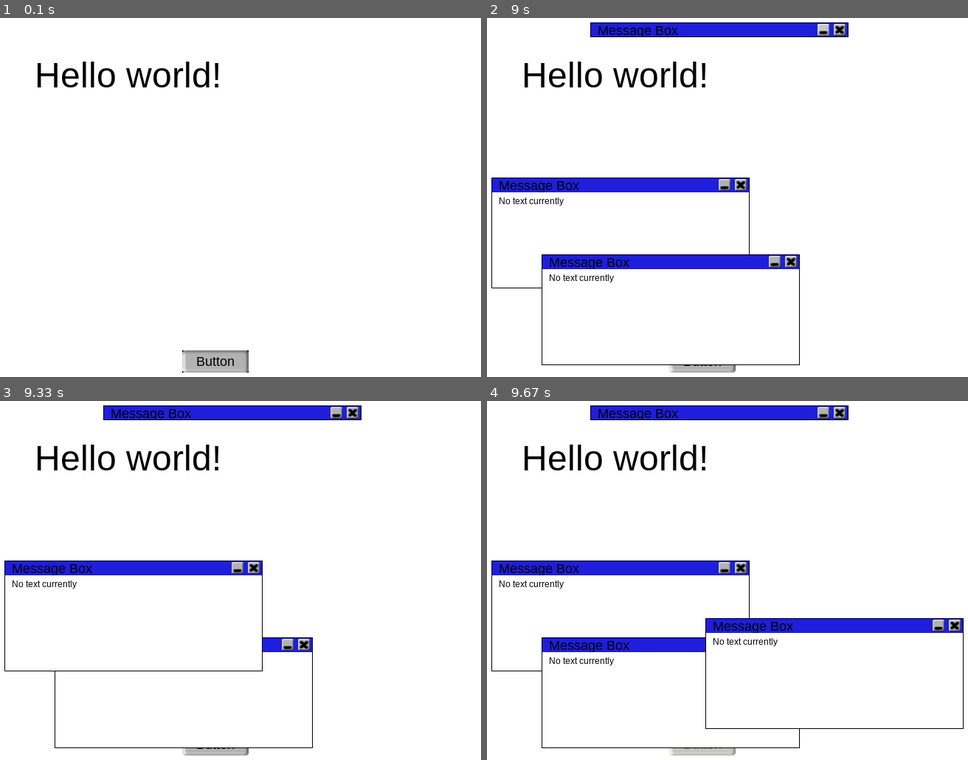
Above: before the commit, frames 1-4 (two rows, left to right).
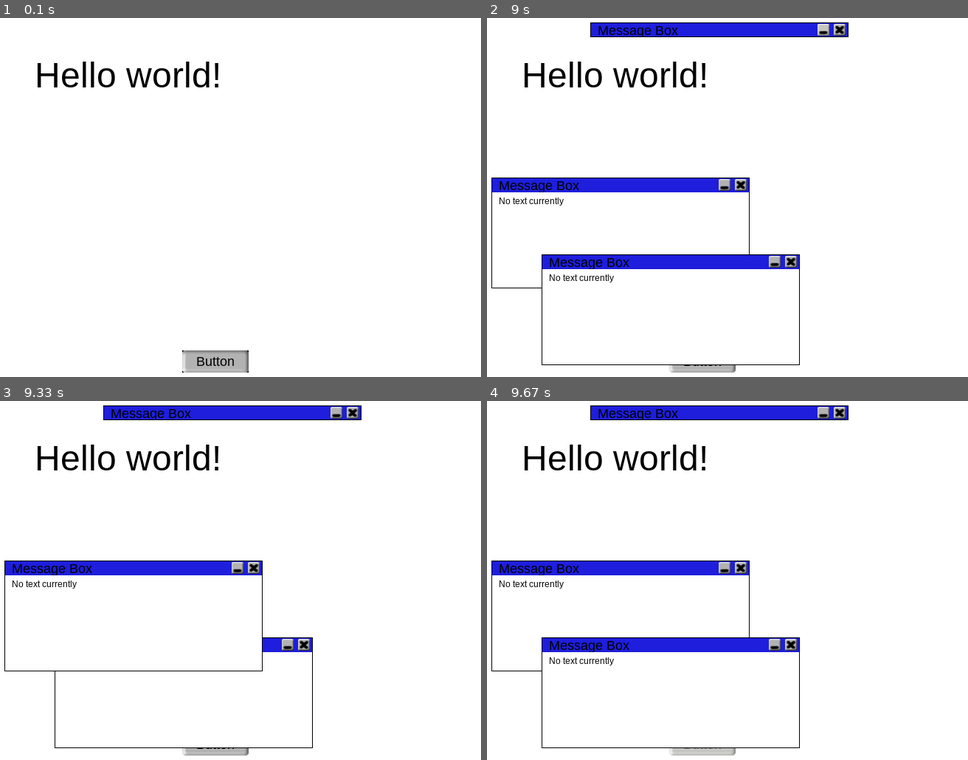
Above: after the commit, the same moments.

Repository: kdinev/pygame-ui
Game: pygame game, started from v0.1/source/TestingTheComponents.py
The game is run twice, just before and just after one commit, with the same random seed, the same clock (stepped at 60 frames per second) and the same inputs.
Inputs (mouse positions are in pixels of both pictures, inside the frame that each line leads up to):
- Up to frame 1 (0.1 s): no input
- Up to frame 2 (9 s): press the mouse at (703, 362) at 0.37 s; move the mouse to (751, 366) at 0.47 s; release the mouse at (794, 369) at 0.6 s; click (703, 362) at 0.72 s; press the mouse at (717, 28) at 1.03 s; move the mouse to (857, 190) at 1.13 s; release the mouse at (outside the picture) at 1.27 s; click (818, 28) at 1.38 s; press the mouse at (636, 28) at 1.7 s; move the mouse to (626, 168) at 1.8 s; release the mouse at (616, 308) at 1.93 s; click (838, 28) at 2.05 s; press the mouse at (703, 362) at 2.53 s; move the mouse to (765, 355) at 2.63 s; release the mouse at (828, 351) at 2.77 s; click "Hello world!" at 3.88 s; press the mouse at (703, 362) at 4.2 s; move the mouse to (708, 366) at 4.3 s; release the mouse at (717, 369) at 4.43 s; press the mouse at (703, 362) at 4.53 s; move the mouse to (770, 298) at 4.63 s; release the mouse at (838, 233) at 4.77 s; press the mouse at (722, 186) at 5.37 s; move the mouse to (732, 183) at 5.47 s; release the mouse at (741, 183) at 5.6 s; press the mouse at (703, 362) at 5.7 s; move the mouse to (636, 376) at 5.8 s; release the mouse at (outside the picture) at 5.93 s; click (703, 362) at 6.55 s; press the mouse at (717, 28) at 6.87 s; move the mouse to (790, 172) at 6.97 s; release the mouse at (857, 312) at 7.1 s; press the mouse at (703, 362) at 7.2 s; move the mouse to (669, 344) at 7.3 s; release the mouse at (640, 330) at 7.43 s; click (703, 362) at 8.05 s; press the mouse at (790, 262) at 8.37 s; move the mouse to (775, 276) at 8.47 s; release the mouse at (761, 290) at 8.6 s; click (823, 28) at 8.72 s
- Up to frame 3 (9.33 s): press the mouse at (235, 569) at 9.03 s; move the mouse to (226, 641) at 9.13 s; release the mouse at (216, 720) at 9.27 s
- Up to frame 4 (9.67 s): click (703, 745) at 9.38 s

Frames 1-3 are identical in both runs. In frame 4, 3.2% of the frame differs, in the area x 45-100%, y 60-92%.

Commit message:
Fixed the memory leak when disposing components. Adding ComponentStyle class and initial implementation of the style parser.

Diff:
--- a/v0.1/source/BaseUIComponent.py
+++ b/v0.1/source/BaseUIComponent.py
@@ -12,7 +12,7 @@
 #	=======================================================================================
 import pygame
 
-class BaseUIComponent(object):
+class BaseUIComponent:
 
 	# ====================================== Members ======================================
 	_id = ''					# component's string identifier
@@ -25,6 +25,7 @@
 	_width = 0					# surface rectangle's width
 	_height = 0					# surface recrangle's height
 	_draggable = False			# enables the surface to be draggable
+	_resizable = False			# enables the surface to be resizable
 	_hovered = False			# flag indicating whether the control is hovered
 	_clicked = False			# flag used to determine if mousedown and mouseup are both
 								# within the same component
@@ -41,9 +42,10 @@
 		self._width, self._height = size
 
 	def __del__(self):
-		self._disposed = True
-		del self._controlSurface
-		del self._parentSurface
+		if self._controlSurface != None:
+			del self._controlSurface
+		if self._parentSurface != None:
+			del self._parentSurface
 		if self._hoverCallback != None:
 			del self._hoverCallback
 		if self._clickCallback != None:
--- a/v0.1/source/Button.py
+++ b/v0.1/source/Button.py
@@ -28,16 +28,16 @@
 	def __init__(self, id, parentSurface, upperLeftCorner = (0, 0), size = (90, 30)):
 		BaseUIComponent.__init__(self, id, parentSurface, upperLeftCorner, size)
 		self._InitSurface()
-		self._backgroundImage = ImageBox(id + '_backGroundImage', self._controlSurface, (0, 0), size, DEFAULT_IMAGE_PATH, DEFAULT_HOVERED_IMAGE_PATH, DEFAULT_CLICKED_IMAGE_PATH)
-		self._label = TextLabel(id + '_text', self._controlSurface, (5, 5), size, 'Button', 'arial', 18)
+		self.BackgroundImage(id + '_backGroundImage', DEFAULT_IMAGE_PATH, DEFAULT_HOVERED_IMAGE_PATH, DEFAULT_CLICKED_IMAGE_PATH)
+		self.Label(id + '_text', 'Button', 'arial', 18)
 		x = (self._width - self._label._width) / 2
 		y = (self._height - self._label._height) / 2
 		self._label.SetPosition((x, y))
 
 	def __del__(self):
+		BaseUIComponent.__del__(self)
 		del self._label
 		del self._backgroundImage
-		BaseUIComponent.__del__(self)
 
 	def __str__(self):
 		return str(self._label)
@@ -48,7 +48,7 @@
 	def Label(self, id, text = "", font = "arial", textSize = 0, color = (0, 0, 0), hoveredColor = (127, 127, 127)):
 		if self._label != None:
 			del self._label
-		self._label = TextLabel(self._controlSurface, (0, 0), (self._width, self._height), text, font, textSize, color, hoveredColor)
+		self._label = TextLabel(id, self._controlSurface, (0, 0), (self._width, self._height), text, font, textSize, color, hoveredColor)
 		x = (self._width - self._label._width) / 2
 		y = (self._height - self._label._height) / 2
 		self._label.SetPosition((x, y))
--- a/v0.1/source/ConfigurationManager.py
+++ b/v0.1/source/ConfigurationManager.py
@@ -51,16 +51,70 @@
 			return None
 
 class ComponentStyle:
+	_initialized = False
 	_top = 0
 	_left = 0
 	_width = 0
+	_widthUnit = 'px'
 	_height = 0
+	_heightUnit = 'px'
 	_backgroundImage = None
 	_backgroundColor = None
 	_color = None
-	_fontSize = None
-	_textAlign = None
+	_fontSize = 0
+	_fontFamily = None
+	_textAlign = 'left'
 	_xmlNode = None
 
 	def __init__(self, componentNode):
 		self._xmlNode = componentNode
+
+	def GetDimensions(self):
+		if not self._initialized:
+			self.InitStyles()
+
+		return (self._width, self._height)
+
+	def GetWidth(self):
+		if not self._initialized:
+			self.InitStyles()
+
+		return self._width
+
+	def GetHeight(self):
+		if not self._initialized:
+			self.InitStyles()
+
+		return self._height
+
+	def GetPosition(self):
+		if not self._initialized:
+			self.InitStyles()
+
+		return (self._top, self._left)
+
+
+	def InitStyles(self):
+		if self._xmlNode == None:
+			raise TypeError('Component configuration node not found')
+		else:
+			for child in self._xmlNode.childNodes:
+				if child.nodeName == 'width:
+					unit = child.getAttribute('unit')
+					if unit != None:
+						self._widthUnit = unit
+					self._width = int(child.firstChild.data)
+				elif child.nodeName == 'height':
+					unit = child.getAttribute('unit')
+					if unit != None:
+						self._heightUnit = unit
+					self._height = int(child.firstChild.data)
+				elif child.nodeName == 'top':
+					self._top = int(child.firstChild.data)
+				elif child.nodeName == 'left':
+					self._left = int(child.firstChild.data)
+				elif child.nodeName == 'fontFamily':
+					self._fontFamily = child.firstChild.data
+				elif child.nodeName == 'fontSize':
+					self._fontSize = child.firstChild.data
+			self._initialized = True
--- a/v0.1/source/ImageBox.py
+++ b/v0.1/source/ImageBox.py
@@ -39,12 +39,12 @@
 
 	def __del__(self):
 		BaseUIComponent.__del__(self)
-		del _imagePath
-		del _hoveredImagePath
-		del _clickedImagePath
-		del _loadedImage
-		del _loadedHoveredImage
-		del _loadedClickedImage
+		del self._imagePath
+		del self._hoveredImagePath
+		del self._clickedImagePath
+		del self._loadedImage
+		del self._loadedHoveredImage
+		del self._loadedClickedImage
 
 	def __str__(self):
 		return self._imagePath
--- a/v0.1/source/MessageBox.py
+++ b/v0.1/source/MessageBox.py
@@ -107,6 +107,7 @@
 
 	def Destroy(self):
 		self._disposed = True
+		self.__del__()
 
 
 
@@ -136,12 +137,12 @@
 		self.MinimizeButton()
 		self.HeaderLabel()
 
-	# def __del__(self):
-		# del self._headerLabel
-		# del self._minimizeButton
-		# del self._closeButton
-		# del self._backgroundColor
-		# BaseUIComponent.__del__(self)
+	def __del__(self):
+		del self._headerLabel
+		del self._minimizeButton
+		del self._closeButton
+		del self._backgroundColor
+		BaseUIComponent.__del__(self)
 
 	def __str__(self):
 		return str(self._headerLabel)
--- a/v0.1/source/TestingTheComponents.py
+++ b/v0.1/source/TestingTheComponents.py
@@ -6,7 +6,7 @@
 from TextLabel import TextLabel
 from Button import Button
 from MessageBox import MessageBox
-import random
+import random, sys
 
 pygame.init()
 
--- a/v0.1/source/TextLabel.py
+++ b/v0.1/source/TextLabel.py
@@ -33,12 +33,12 @@
 		self._height = self._controlSurface.get_height()
 
 	def __del__(self):
+		BaseUIComponent.__del__(self)
 		del self._color
 		del self._hoveredColor
 		del self._text
 		del self._font
 		del self._textSize
-		BaseUIComponent.__del__(self)
 
 	def __str__(self):
 		return self._text
--- a/v0.1/source/UIComponentCollection.py
+++ b/v0.1/source/UIComponentCollection.py
@@ -65,7 +65,8 @@
 				if self._focusedComponent.MouseDown(event):
 					return
 
-			for component in self._uiComponentCollection:
+			for i in range(-1, -(len(self._uiComponentCollection) + 1), -1):
+				component = self._uiComponentCollection[i]
 				if not component._disposed:
 					active = component.MouseDown(event)
 					if active:
Not shown, added: v0.1/source/game.pyconfig
